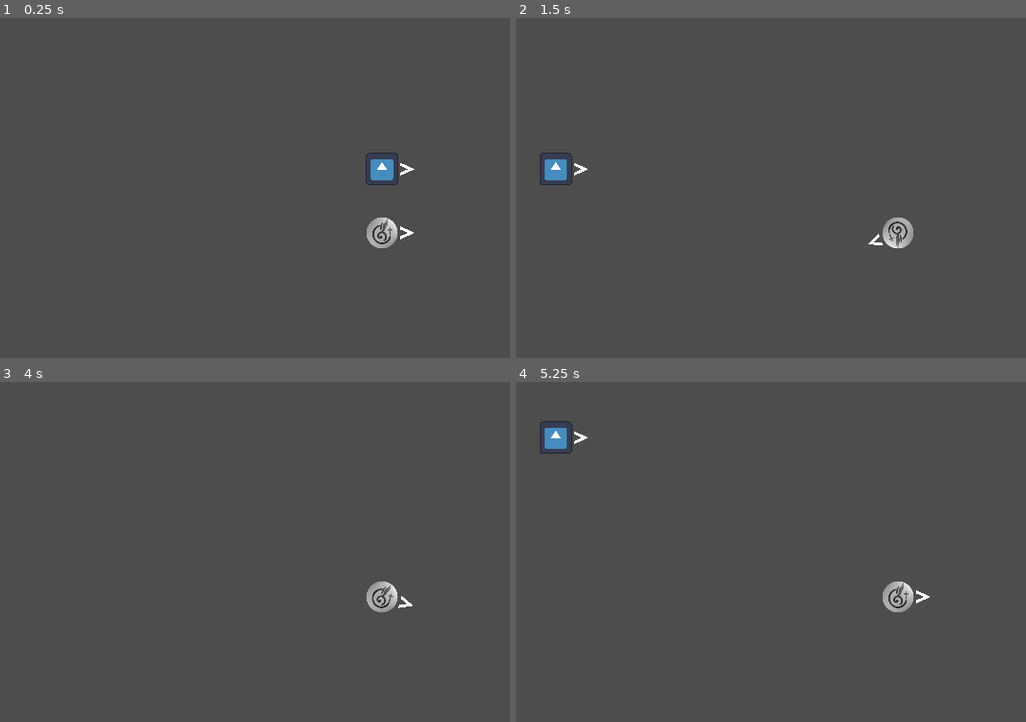
Above: before the commit, frames 1-4 (two rows, left to right).
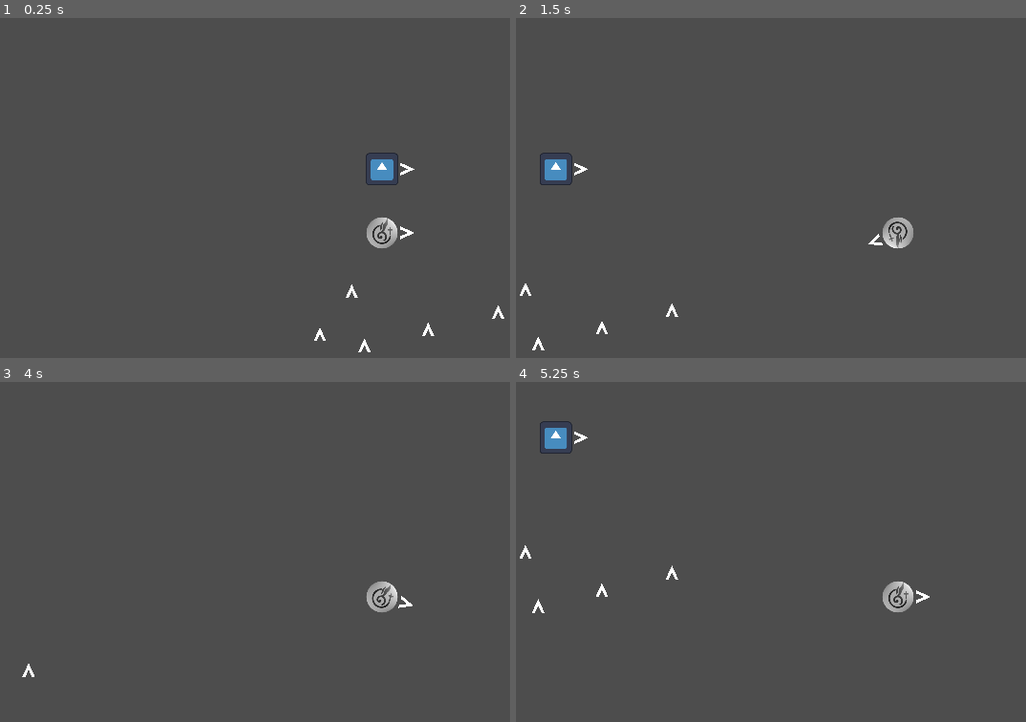
Above: after the commit, the same moments.

Repository: Pneumaturgy/PorNada
Game: Godot game, scene res://Scenes/Main.tscn
Same seed, same stepped clock (60 frames per second), same inputs: the game is played once before the commit and once after it. The engine's default icon, where the game draws it, is replaced by a stand-in: a white triangle on a blue panel in a dark square.
Inputs (mouse positions are in pixels of both pictures, inside the frame that each line leads up to):
- Up to frame 1 (0.25 s): no input
- Up to frame 2 (1.5 s): tap Enter at 0.5 s; move the mouse to (outside the picture) at 0.52 s; hold D (move_right) 0.53-1.25 s; hold Shift 0.53-1.25 s; click (outside the picture) at 0.67 s; drag from (745, 256) to (857, 317) at 1.27 s
- Up to frame 3 (4 s): move the mouse to (459, 501) at 2.02 s; hold D (move_right) 2.03-2.75 s; tap Ctrl at 2.1 s; tap Space at 2.75 s; drag from (341, 681) to (153, 531) at 2.77 s; tap Enter at 3.5 s; move the mouse to (outside the picture) at 3.52 s; hold A (move_left) from 3.53 s (still down); tap Alt at 3.6 s
- Up to frame 4 (5.25 s): release A (move_left) at 4.25 s; drag from (669, 531) to (781, 490) at 4.27 s; move the mouse to (934, 596) at 5.02 s; hold S (move_down) from 5.03 s (still down); hold Shift from 5.03 s (still down); click (934, 596) at 5.17 s

The runs differ from the first frame. In frame 1, 0.2% of the frame differs, in the area x 61-99%, y 78-99%; in frame 2, 0.1%; in frame 3, less than 0.1%; in frame 4, 0.2%.

Commit message:
[004] Implement Properties on Entities, a Payload System and an Health Subsystem

Diff:
--- a/Scenes/Main.tscn
+++ b/Scenes/Main.tscn
@@ -1,7 +1,8 @@
-[gd_scene load_steps=3 format=3 uid="uid://cwurvkxkotcjx"]
+[gd_scene load_steps=4 format=3 uid="uid://cwurvkxkotcjx"]
 
 [ext_resource type="PackedScene" uid="uid://dkl4luny1yncs" path="res://Scenes/Entity.tscn" id="1_str5b"]
 [ext_resource type="PackedScene" uid="uid://dp3v34nxlp5eb" path="res://Scenes/Player.tscn" id="2_463pk"]
+[ext_resource type="PackedScene" uid="uid://bg0nq0mcgnsh1" path="res://Scenes/Payloads/DamagePayload.tscn" id="3_1p3u8"]
 
 [node name="Control" type="Control"]
 layout_mode = 3
@@ -15,3 +16,18 @@
 position = Vector2(0, -40)
 
 [node name="Player" parent="." instance=ExtResource("2_463pk")]
+
+[node name="DamagePayload" parent="." instance=ExtResource("3_1p3u8")]
+position = Vector2(-39, 64)
+
+[node name="DamagePayload2" parent="." instance=ExtResource("3_1p3u8")]
+position = Vector2(-11, 71)
+
+[node name="DamagePayload3" parent="." instance=ExtResource("3_1p3u8")]
+position = Vector2(29, 61)
+
+[node name="DamagePayload4" parent="." instance=ExtResource("3_1p3u8")]
+position = Vector2(-19, 37)
+
+[node name="DamagePayload5" parent="." instance=ExtResource("3_1p3u8")]
+position = Vector2(73, 50)
--- /dev/null
+++ b/Scenes/Payloads/DamagePayload.tscn
@@ -0,0 +1,19 @@
+[gd_scene load_steps=4 format=3 uid="uid://bg0nq0mcgnsh1"]
+
+[ext_resource type="Texture2D" uid="uid://bi0nfwxtxmqmv" path="res://Assets/2D/Vectors/Arrow.svg" id="1_7w1qf"]
+[ext_resource type="Script" path="res://Scripts/TestDamagePayload.gd" id="1_vj3w7"]
+
+[sub_resource type="CircleShape2D" id="CircleShape2D_ees0o"]
+
+[node name="DamagePayload" type="Area2D"]
+script = ExtResource("1_vj3w7")
+
+[node name="Sprite2D" type="Sprite2D" parent="."]
+scale = Vector2(0.02, 0.02)
+texture = ExtResource("1_7w1qf")
+
+[node name="CollisionShape2D" type="CollisionShape2D" parent="."]
+scale = Vector2(0.6, 0.6)
+shape = SubResource("CircleShape2D_ees0o")
+
+[connection signal="body_entered" from="." to="." method="_on_body_entered"]
--- /dev/null
+++ b/Scripts/TestDamagePayload.gd
@@ -0,0 +1,20 @@
+extends Payload
+class_name TestDamagePayload
+
+@export var horizontal_speed = 0
+@export var vertical_speed = -1
+
+func _init():
+	affected_properties_with_deltas = {
+		"health": -10.0
+	}
+
+# Called when the node enters the scene tree for the first time.
+func _ready():
+	pass # Replace with function body.
+
+
+# Called every frame. 'delta' is the elapsed time since the previous frame.
+func _process(delta):
+	position.y += (vertical_speed * delta)
+	position.x += (horizontal_speed * delta)
--- a/Scripts/entity.gd
+++ b/Scripts/entity.gd
@@ -2,3 +2,50 @@
 class_name  Entity
 
 @export var speed = 300.0
+
+@export var properties = {
+	"health": 100.0,
+	"defense": 10.0,
+	"speed": 300.0
+}
+
+var MAX_PROPERTIES = {
+	"health": 100.0,
+	"defense": 10.0,
+	"speed": 300.0
+}
+
+var MIN_PROPERTIES = {
+	"health": 0.0,
+	"defense": 0.0,
+	"speed": 0.0
+}
+
+func die():
+	queue_free()
+
+func health_triggers(value):
+	if value <= 0:
+		die()
+
+func check_triggers(property, value):
+	if property == "health":
+		health_triggers(value)
+
+func set_property(property, value):
+	print(property, " changing to ", value)
+	var MAX_VALUE = MAX_PROPERTIES[property]
+	var MIN_VALUE = MIN_PROPERTIES[property]
+	if value < MIN_VALUE:
+		value = MIN_VALUE
+	elif value > MAX_VALUE:
+		value = MAX_VALUE
+	properties[property] = value
+	check_triggers(property, value)
+
+func get_property(property):
+	return properties[property]
+
+func affect_property(property, delta):
+	print(property, " changing by ", delta)
+	set_property(property, get_property(property) + delta)
--- /dev/null
+++ b/Scripts/payload.gd
@@ -0,0 +1,16 @@
+extends Area2D
+class_name Payload
+
+var affected_properties_with_deltas = {}
+
+func apply_effects(entity):
+	print("applying effects...")
+	print(affected_properties_with_deltas)
+	for property in affected_properties_with_deltas:
+		var delta = affected_properties_with_deltas[property]
+		entity.affect_property(property, delta)
+
+func _on_body_entered(body):
+	print("body: ", body)
+	if body is CharacterBody2D: # Entity:
+		apply_effects(body)
